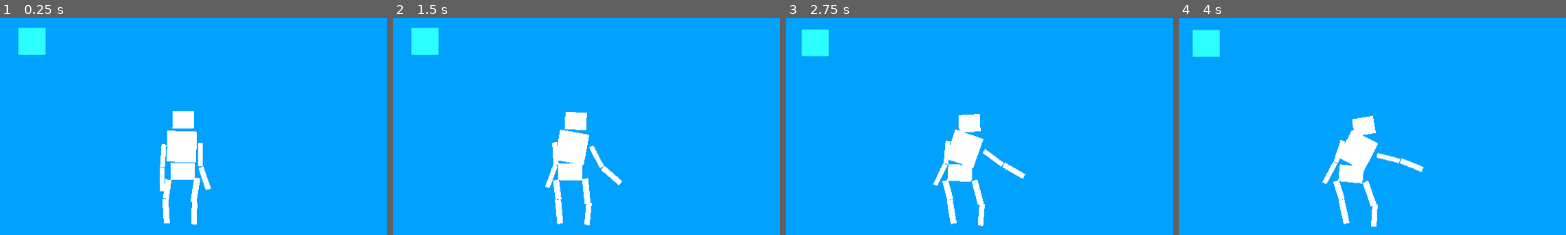
Above: before the commit, frames 1-4 (left to right).
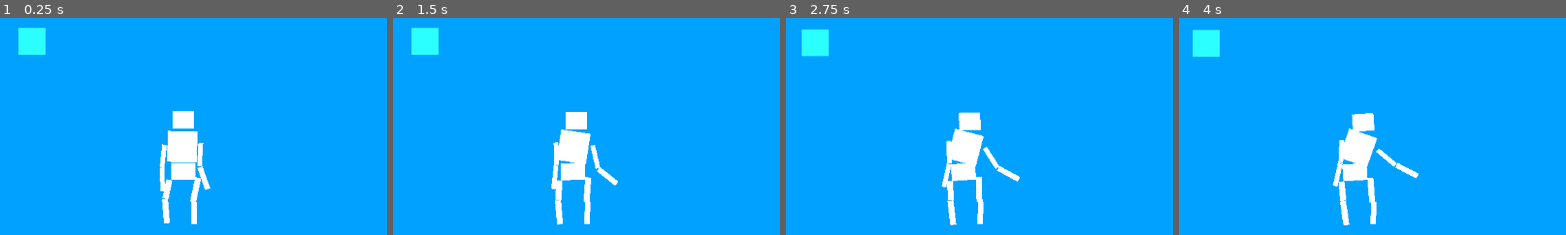
Above: after the commit, the same moments.

Repository: malceore/ClownCarGame
Game: Godot game, scene res://scenes/mini_game.tscn
Two runs of this game, one before a commit and one after it. Both use one fixed random seed, a clock stepped at 60 frames per second and the inputs below. This scene is started directly instead of the project's main scene.
Inputs (mouse positions are % of the whole screen's width and height, from its top left):
- Up to frame 1 (0.25 s): no input
- Up to frame 2 (1.5 s): move the mouse to (49, 44) at 0.52 s; press the mouse at (49, 44) at 0.53 s; hold D (turn_right) 0.53-1.28 s; move the mouse to (30, 55) at 1.27 s; release the mouse at (30, 55) at 1.28 s; hold S (reverse) from 1.28 s (still down); tap Space (honk) at 1.35 s
- Up to frame 3 (2.75 s): move the mouse to (60, 28) at 2.02 s; release S (reverse) at 2.03 s; press the mouse at (60, 28) at 2.03 s; hold D (turn_right) from 2.03 s (still down)
- Up to frame 4 (4 s): move the mouse to (45, 70) at 2.77 s; release D (turn_right) at 2.78 s; release the mouse at (45, 70) at 2.78 s; hold W (accelerate) 2.78-3.53 s; tap Space (honk) at 2.85 s; move the mouse to (80, 65) at 3.52 s; press the mouse at (80, 65) at 3.53 s; hold A (turn_left) from 3.53 s (still down)
The pictures show only the part of the screen within x 45-95%, y 39-89%; the shares and areas given below are measured in that part.

The runs differ from the first frame. In frame 1, 0.4% of the frame differs, in the area x 41-55%, y 50-96%; in frame 2, 1.3%; in frame 3, 1.7%; in frame 4, 2.0%, in the area x 36-64%, y 43-97%.

Commit message:
tweaked clown and fixed minigame success detection

Diff:
--- a/scenes/clown_skeleton.tscn
+++ b/scenes/clown_skeleton.tscn
@@ -3,7 +3,7 @@
 [ext_resource type="Texture2D" uid="uid://wmiac7w63pq8" path="res://graphics/gBot_pieces.png" id="1_sgyxu"]
 
 [sub_resource type="RectangleShape2D" id="RectangleShape2D_8oocb"]
-size = Vector2(20, 45)
+size = Vector2(20, 38.3206)
 
 [node name="ClownSkeleton" type="Node2D"]
 
@@ -148,7 +148,7 @@
 gravity_scale = 0.0
 
 [node name="CollisionShape2D" type="CollisionShape2D" parent="physics_neck"]
-position = Vector2(9, -8)
+position = Vector2(9, -9.89987)
 scale = Vector2(1.5765, 0.568877)
 shape = SubResource("RectangleShape2D_8oocb")
 
@@ -156,6 +156,7 @@
 position = Vector2(10, 9)
 node_a = NodePath("..")
 node_b = NodePath("../../physics_torso")
+disable_collision = false
 
 [node name="ColorRect" type="ColorRect" parent="physics_neck"]
 offset_left = -7.0
@@ -220,6 +221,7 @@
 
 [node name="physics_left_arm" type="RigidBody2D" parent="."]
 position = Vector2(69, 89)
+mass = 0.5
 gravity_scale = 0.0
 
 [node name="CollisionShape2D" type="CollisionShape2D" parent="physics_left_arm"]
@@ -241,6 +243,7 @@
 
 [node name="physics_right_arm" type="RigidBody2D" parent="."]
 position = Vector2(14, 92)
+mass = 0.5
 gravity_scale = 0.0
 
 [node name="CollisionShape2D" type="CollisionShape2D" parent="physics_right_arm"]
@@ -262,6 +265,7 @@
 
 [node name="physics_left_hand" type="RigidBody2D" parent="."]
 position = Vector2(70, 124)
+mass = 0.5
 gravity_scale = 0.0
 
 [node name="CollisionShape2D" type="CollisionShape2D" parent="physics_left_hand"]
@@ -278,6 +282,7 @@
 
 [node name="physics_right_hand" type="RigidBody2D" parent="."]
 position = Vector2(13, 126)
+mass = 0.5
 gravity_scale = 0.0
 
 [node name="CollisionShape2D" type="CollisionShape2D" parent="physics_right_hand"]
@@ -294,6 +299,7 @@
 
 [node name="physics_left_leg" type="RigidBody2D" parent="."]
 position = Vector2(63, 142)
+mass = 0.5
 gravity_scale = 0.0
 
 [node name="CollisionShape2D" type="CollisionShape2D" parent="physics_left_leg"]
@@ -314,6 +320,7 @@
 
 [node name="physics_right_leg" type="RigidBody2D" parent="."]
 position = Vector2(21, 141)
+mass = 0.5
 gravity_scale = 0.0
 
 [node name="CollisionShape2D" type="CollisionShape2D" parent="physics_right_leg"]
@@ -335,6 +342,7 @@
 
 [node name="physics_left_shin" type="RigidBody2D" parent="."]
 position = Vector2(60, 177)
+mass = 0.5
 gravity_scale = 0.0
 
 [node name="CollisionShape2D" type="CollisionShape2D" parent="physics_left_shin"]
@@ -351,6 +359,7 @@
 
 [node name="physics_right_shin" type="RigidBody2D" parent="."]
 position = Vector2(18, 173)
+mass = 0.5
 gravity_scale = 0.0
 
 [node name="CollisionShape2D" type="CollisionShape2D" parent="physics_right_shin"]
